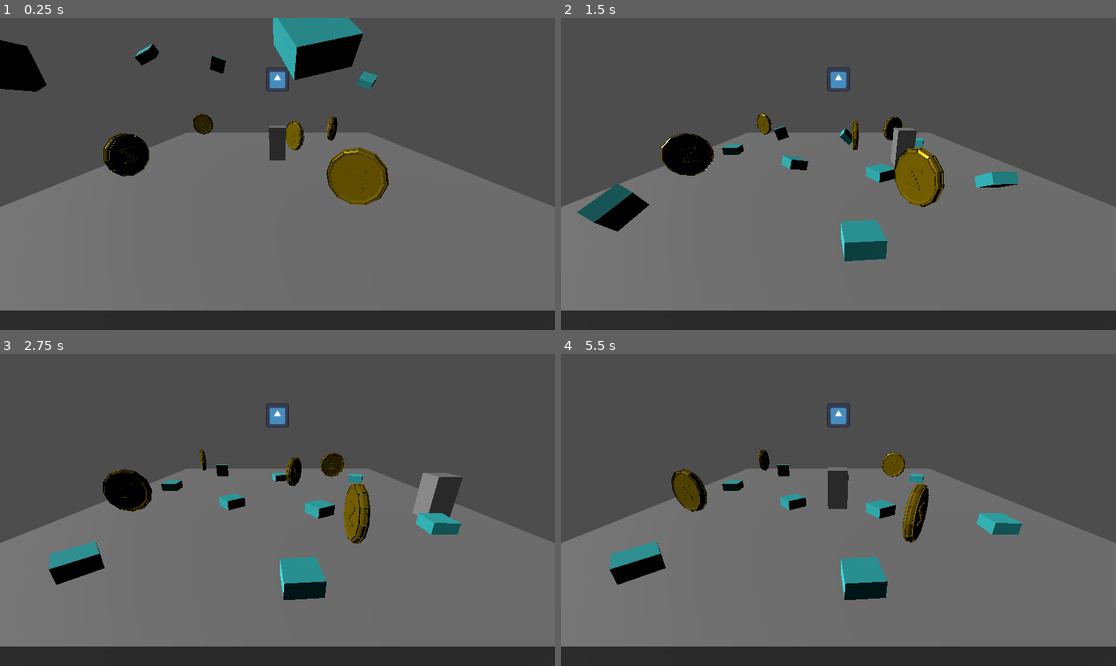
Above: before the commit, frames 1-4 (two rows, left to right).
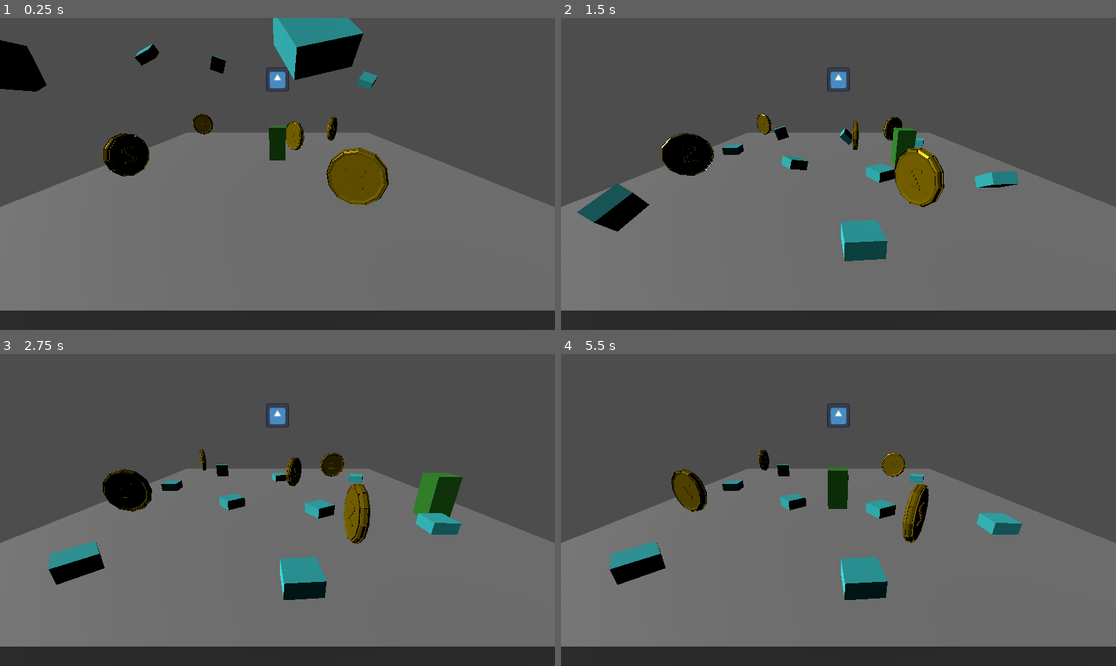
Above: after the commit, the same moments.

Repository: IsaiahMurray/3D-Platformer-Tutorial
Game: Godot game, scene res://scenes/level_1.tscn
Two runs of this game, one before a commit and one after it. Both use one fixed random seed, a clock stepped at 60 frames per second and the inputs below. The engine's default icon, where the game draws it, is replaced by a stand-in: a white triangle on a blue panel in a dark square.
Inputs:
- Up to frame 1 (0.25 s): no input
- Up to frame 2 (1.5 s): tap Enter (ui_accept) at 0.5, 0.77 s; hold Right (ui_right) 0.53-1.28 s; hold Down (ui_down) from 1.28 s (still down)
- Up to frame 3 (2.75 s): tap Enter (ui_accept) at 1.52 s; release Down (ui_down) at 2.03 s; hold Right (ui_right) from 2.03 s (still down)
- Up to frame 4 (5.5 s): release Right (ui_right) at 2.78 s; hold Up (ui_up) 2.78-3.53 s; tap Enter (ui_accept) at 3.02, 3.77, 4.52 s; hold Left (ui_left) 3.53-5.03 s; hold Down (ui_down) from 5.03 s (still down)

The runs differ from the first frame. In frame 1, 0.3% of the frame differs, in the area x 48-52%, y 34-46%; in frame 2, 0.4%; in frame 3, 0.9%, in the area x 74-84%, y 38-53%; in frame 4, 0.5%.

Commit message:
Update player
-Gave player object a material

Diff:
--- a/3d-platformer-tutorial/player.tscn
+++ b/3d-platformer-tutorial/player.tscn
@@ -1,6 +1,10 @@
-[gd_scene load_steps=3 format=3 uid="uid://c511vl5patgmo"]
+[gd_scene load_steps=4 format=3 uid="uid://c511vl5patgmo"]
+
+[sub_resource type="StandardMaterial3D" id="StandardMaterial3D_ykqca"]
+albedo_color = Color(0.163115, 0.51, 0.1173, 1)
 
 [sub_resource type="BoxMesh" id="BoxMesh_hjaih"]
+material = SubResource("StandardMaterial3D_ykqca")
 size = Vector3(1, 2, 1)
 
 [sub_resource type="BoxShape3D" id="BoxShape3D_nlgm8"]
